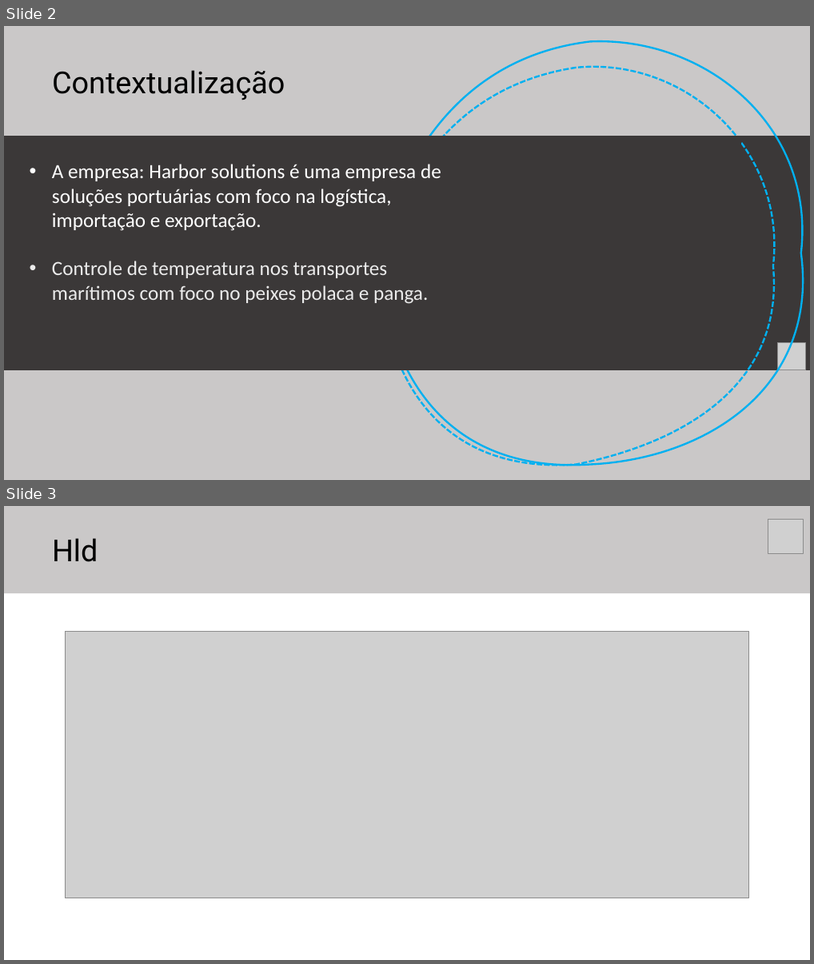
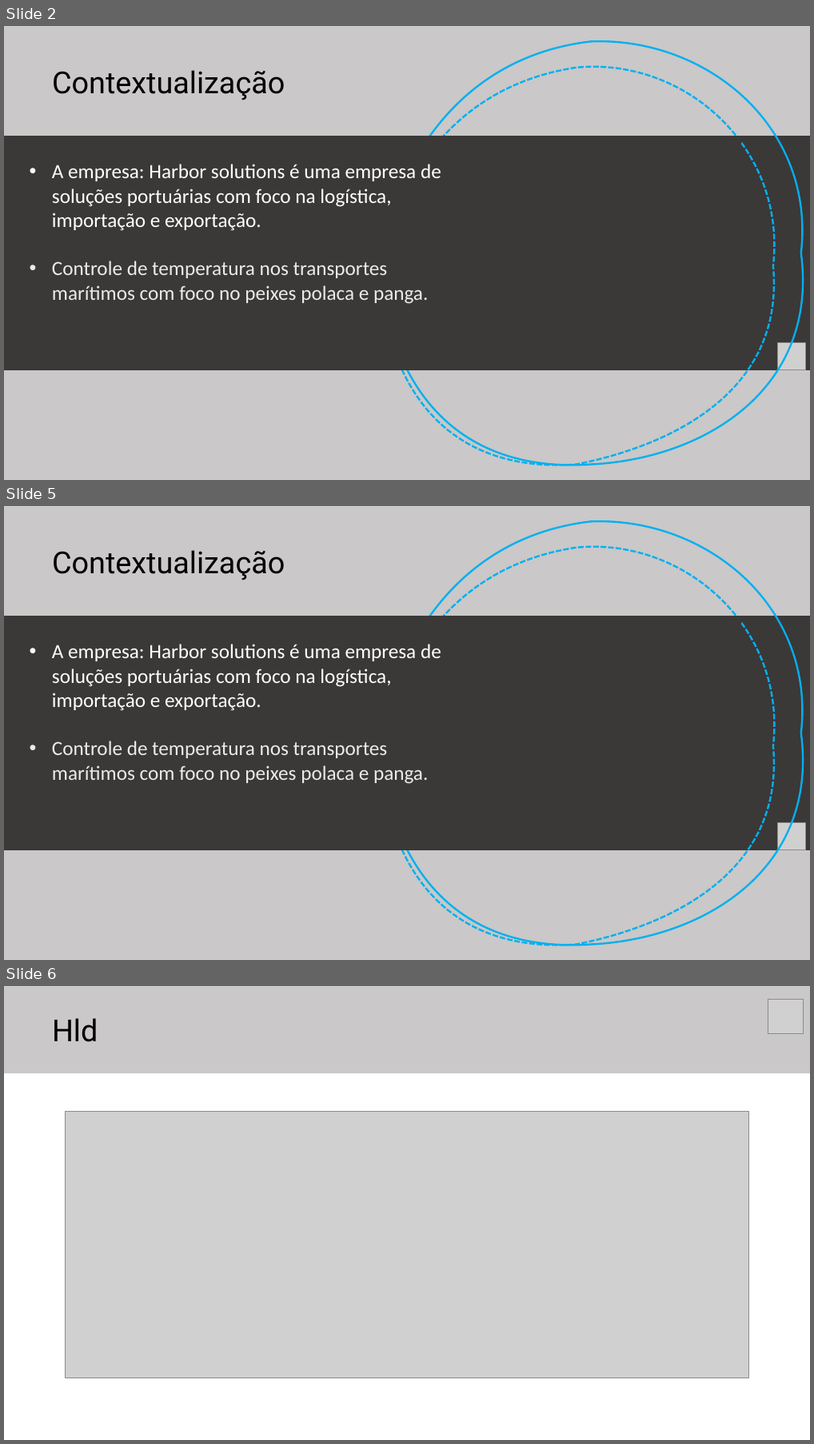
Before and after one commit to rafael-rochaalmeida/Harbor-Solutions, a slide deck: Documentação/Apresentação Sprint 2.pptx. Shown one above the other, each under a label of ours: slides 2 and 3 before the commit, slides 2, 5 and 6 after it; the slides between them are not shown. The pictures are 814x964 and 814x1444 pixels, drawn with LibreOffice and Linux fonts; fonts in the diff are those of the drawing; grey boxes stand for pictures. Boxes give left, top, right and bottom in pixels: in the first picture for what was removed or moved away, otherwise in the second. Text is boxed around its words. In the diff, an @@ line names an element or a change of style, - is before the commit and + after.

```diff
--- a/Documentação/Apresentação Sprint 2.pptx
+++ b/Documentação/Apresentação Sprint 2.pptx
@@ slide 5 added at [4,506,810,960], background #FFFFFF @@
@@ rectangle added at [4,506,810,960], fill #767171 at 38% opacity @@
@@ freeform shape added at [379,522,802,944], outline #00B0F0 2.25 pt @@
@@ text added at [52,550,285,580], 36 pt, text #000000 @@
+Contextualização
@@ freeform shape added at [379,548,774,944], outline #00B0F0 2.25 pt dashed @@
@@ rectangle added at [4,616,810,850], fill #3B3838 @@
@@ rectangle added at [4,616,742,850], fill #3B3838 @@
@@ text added at [52,644,442,784], 24 pt, text #FFFFFF @@
+• A empresa: Harbor solutions é uma empresa de soluções portuárias com foco na logística, importação e exportação.
+• Controle de temperatura nos transportes marítimos com foco no peixes polaca e panga.
@@ picture added at [778,822,806,850] @@
@@ what was slide 3 is now slide 6 @@
```
Also in this commit, not shown: 2 other slides added.
